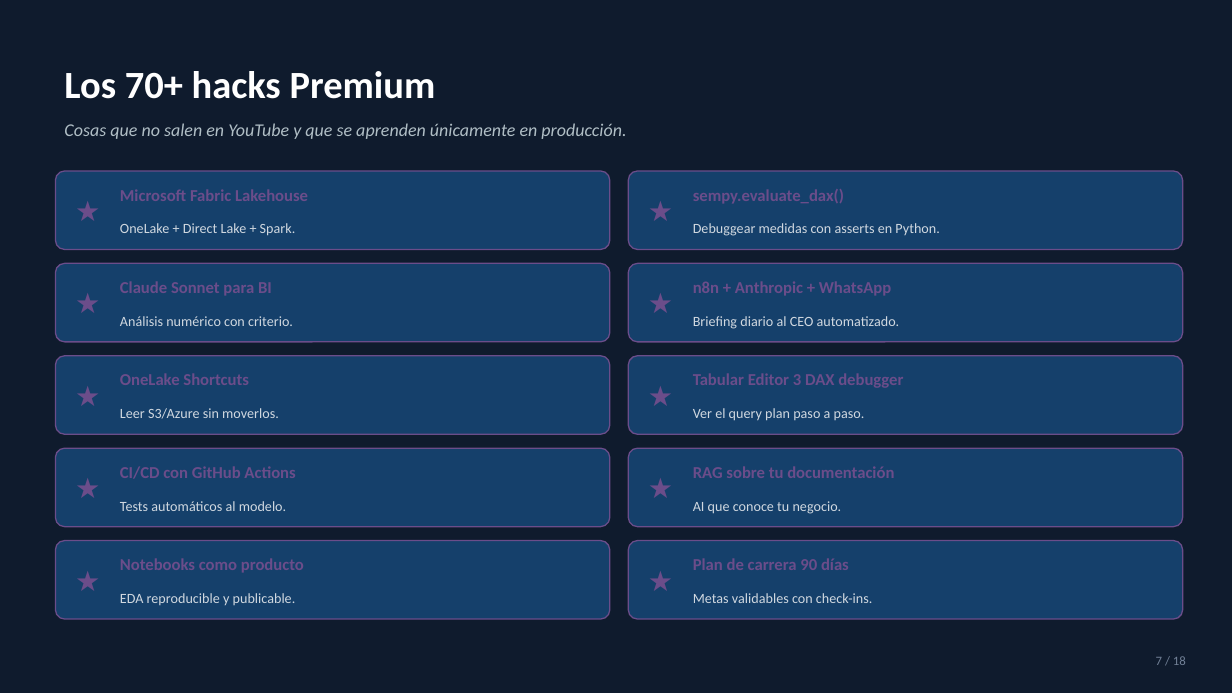
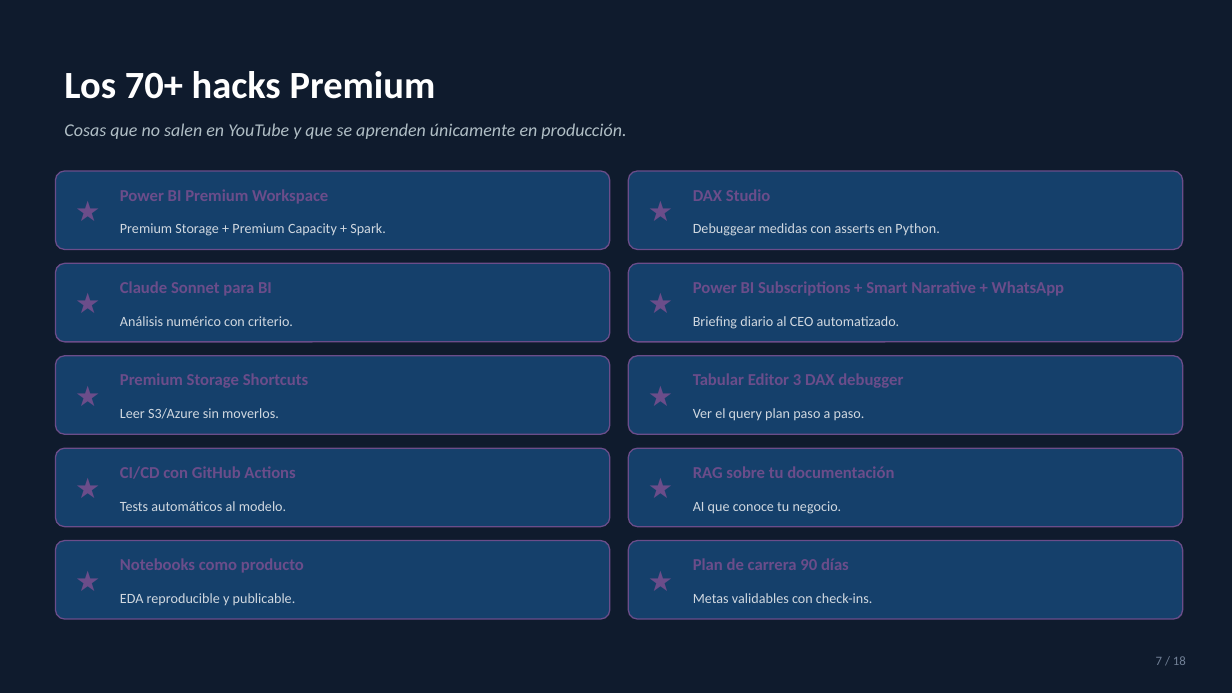
Before and after one commit to iKingRagnar/2BI, a slide deck: slide 7 of scorecard-General/PAGINA-2BI/academia/materiales/08_Premium_Presentacion_Comercial.pptx. Drawn at 1232x693 pixels with LibreOffice and Linux fonts; fonts in the diff are those of the drawing. Boxes give left, top, right and bottom in pixels: in the first picture for what was removed or moved away, otherwise in the second. Text is boxed around its words. In the diff, an @@ line names an element or a change of style, - is before the commit and + after.

Commit message:
feat(academia): nueva seccion de cursos Power BI con 4 tiers + 12 materiales

```diff
--- a/scorecard-General/PAGINA-2BI/academia/materiales/08_Premium_Presentacion_Comercial.pptx
+++ b/scorecard-General/PAGINA-2BI/academia/materiales/08_Premium_Presentacion_Comercial.pptx
@@ text at (120, 189, 328, 204): text changed @@
-Microsoft Fabric Lakehouse
+Power BI Premium Workspace
@@ text at (693, 189, 771, 201): text changed @@
-sempy.evaluate_dax()
+DAX Studio
@@ text at (120, 223, 386, 236): text changed @@
-OneLake + Direct Lake + Spark.
+Premium Storage + Premium Capacity + Spark.
@@ text at (693, 281, 1064, 296): text changed @@
-n8n + Anthropic + WhatsApp
+Power BI Subscriptions + Smart Narrative + WhatsApp
@@ text at (120, 373, 309, 388): text changed @@
-OneLake Shortcuts
+Premium Storage Shortcuts
```
Also in this commit, not shown: 9 other slides changed, 28 other files.
